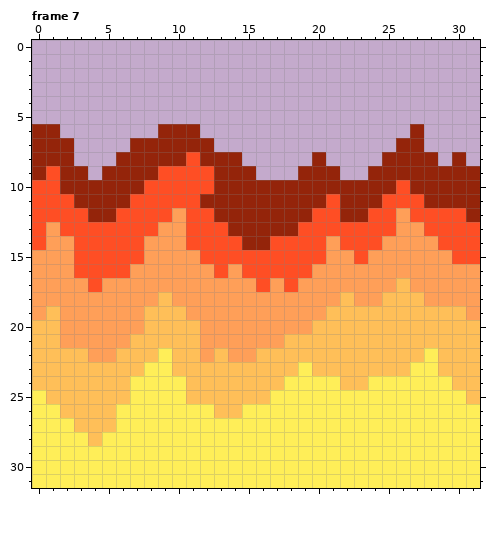
Pixel-art file -- Assets/Sprites/Fire_ground.aseprite. The picture above was drawn from the file before the commit.
32x32 pixels, 11 frames. Shown: frame 7.
Once edited:
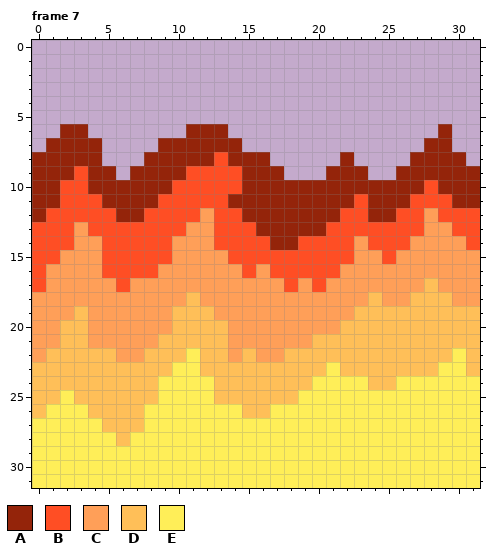
Palette (. is transparent): A #94240a  B #ff4e24  C #ff9f58  D #ffbf58  E #ffee58
The exact change:
Changed rows in their new state; - is an unchanged pixel.
Frame 7:
first column x 0:
 6 ..AA-----..-AA-------------.-A--
 7 .--AA--..----AA-----------..AA--
 8 ---AA-..---A-B-AA---.-A--..--A--
 9 -A-BA-.--AA--BB-AA-..-AA..------
10 AABB----AA---BB-----------A-B---
11 AA-BB--AA---BB-------A-B-AA-BB--
12 A---BBAA--B-CBB-----AABBAAB-C--B
13 -B-C-----BBCC-BB---AA-----BBCC--
14 -BBCC---BB-CC--BBAA--B-C-BB--CC-
15 BB-CC---BB--CC-------BBC-B----CC
16 B--CC--BB----C--C---BB----------
17 B---C-B---------C---B-----C-D---
18 ---------C-D----------C-DCC-DD--
19 -C-D----CC-DD--------CC--------D
20 CCDD----CC--DD------CC----------
21 CCDD---CC---DD----CC------------
22 C---DDCC-D-ED--DCC----------D-E-
23 --------DDEE-------D-E-----DDEE-
24 -------DD--EE-----DD--EEDD----EE
25 D-E----DD--EE----DD------------E
26 D-EE--DD-----EEDD---------------
27 ---EE-DD------------------------
28 ----E-D-------------------------
Where, in picture pixels (left, top, right, bottom), the same in both pictures:
changed: (32, 124, 480, 446)
